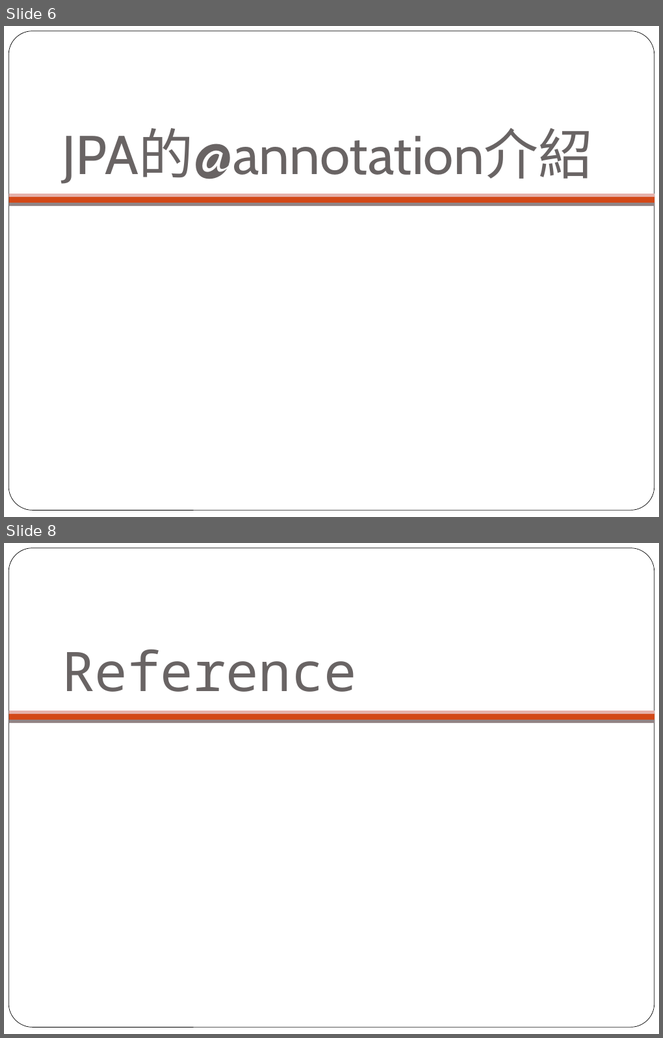
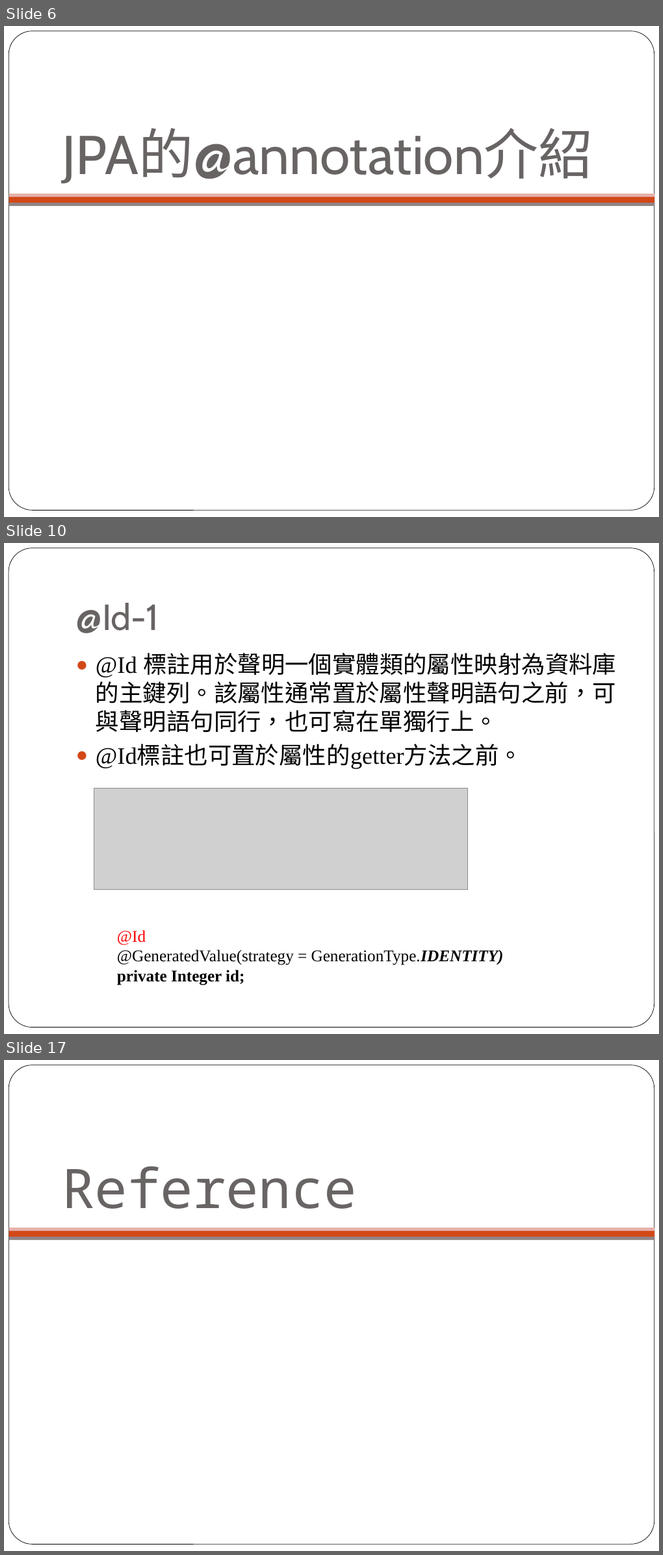
Before and after one commit to lontn/spring-jpa, a slide deck: doc/Spring JPA配置.pptx. Shown one above the other, each under a label of ours: slides 6 and 8 before the commit, slides 6, 10 and 17 after it; the slides between them are not shown. The pictures are 663x1038 and 663x1555 pixels, drawn with LibreOffice and Linux fonts; fonts in the diff are those of the drawing; grey boxes stand for pictures; background and template pictures are left out. Boxes give left, top, right and bottom in pixels: in the first picture for what was removed or moved away, otherwise in the second. Text is boxed around its words. In the diff, an @@ line names an element or a change of style, - is before the commit and + after.

```diff
--- a/doc/Spring JPA配置.pptx
+++ b/doc/Spring JPA配置.pptx
@@ slide 10 added at (4, 543, 659, 1034), background #FFFFFF; not listed: 1 template element that a slide beside it also shows @@
@@ title added at (76, 603, 159, 633), 40 pt, text #696464 @@
+@Id-1
@@ text added at (96, 653, 616, 769), 26 pt, text #000000 @@
+● @Id 標註用於聲明一個實體類的屬性映射為資料庫的主鍵列。該屬性通常置於屬性聲明語句之前，可與聲明語句同行，也可寫在單獨行上。
+● @Id標註也可置於屬性的getter方法之前。
@@ picture added at (94, 789, 468, 889) @@
@@ text added at (117, 930, 504, 986), 18 pt, text #000000 @@
+@Id
+@GeneratedValue(strategy = GenerationType.IDENTITY)
+private Integer id;
@@ what was slide 8 is now slide 17 @@
```
Also in this commit, not shown: 1 slide changed, 8 other slides added, 2 other files.
